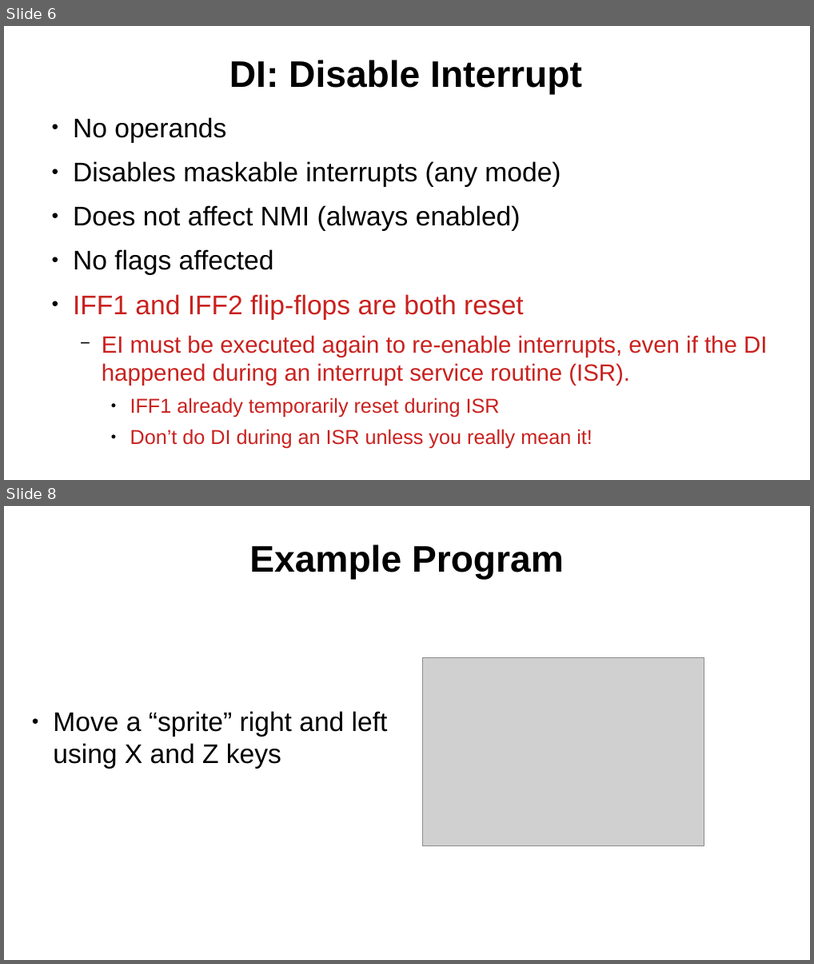
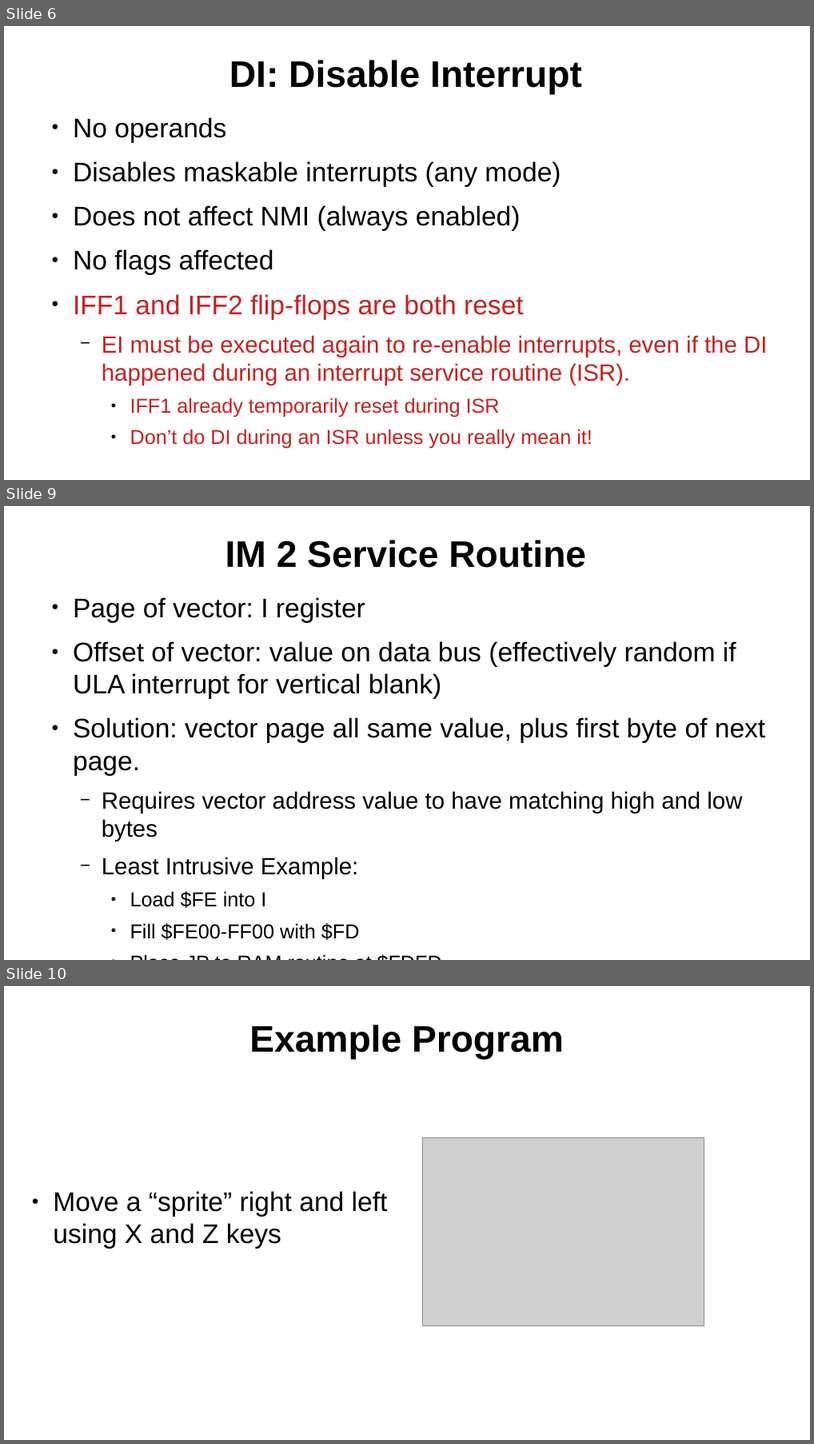
Before and after one commit to SlithyMatt/zxs-assembly-tutorial, a slide deck: Lesson12/Lesson12.odp. Shown one above the other, each under a label of ours: slides 6 and 8 before the commit, slides 6, 9 and 10 after it; the slides between them are not shown. The pictures are 814x964 and 814x1444 pixels, drawn with LibreOffice and Linux fonts; fonts in the diff are those of the drawing; grey boxes stand for pictures. Boxes give left, top, right and bottom in pixels: in the first picture for what was removed or moved away, otherwise in the second. Text is boxed around its words. In the diff, an @@ line names an element or a change of style, - is before the commit and + after.

Commit message:
first draft of slides

```diff
--- a/Lesson12/Lesson12.odp
+++ b/Lesson12/Lesson12.odp
@@ slide 9 added at bbox=[4, 506, 810, 960], background #FFFFFF @@
@@ title added at bbox=[226, 540, 586, 568], 44 pt, text #000000, bold @@
+IM 2 Service Routine
@@ text added at bbox=[73, 597, 766, 940], 32 pt, text #000000 @@
+● Page of vector: I register
+● Offset of vector: value on data bus (effectively random if ULA interrupt for vertical blank)
+● Solution: vector page all same value, plus first byte of next page.
+  − Requires vector address value to have matching high and low bytes
+  − Least Intrusive Example:
+    ● Load $FE into I
+    ● Fill $FE00-FF00 with $FD
+    ● Place JP to RAM routine at $FDFD
@@ what was slide 8 is now slide 10 @@
```
Also in this commit, not shown: 1 slide changed, 1 other slide added.
